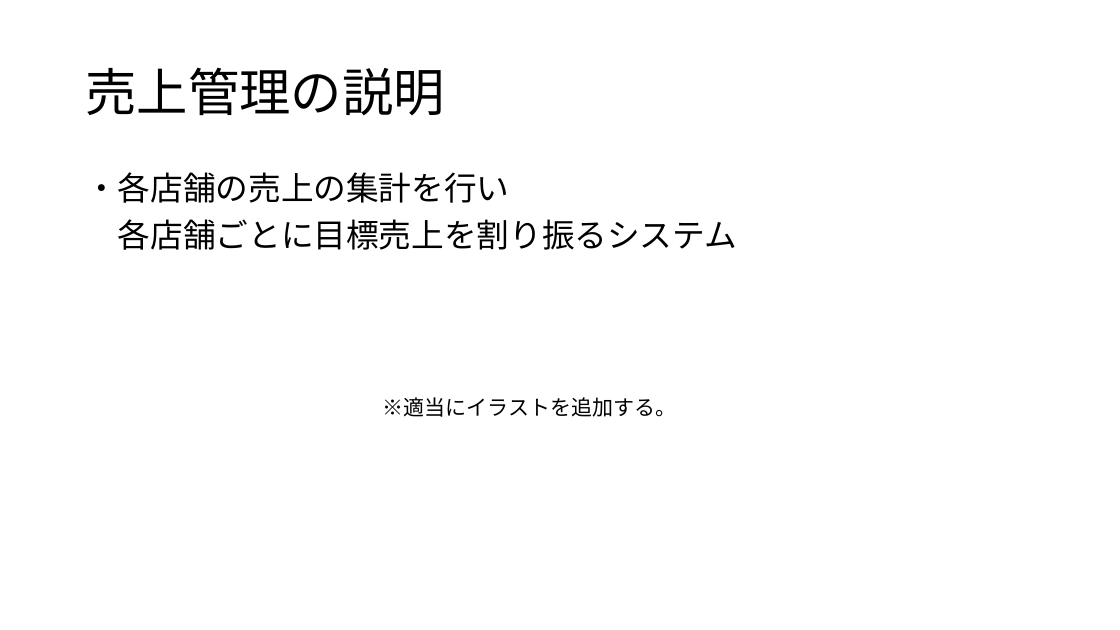
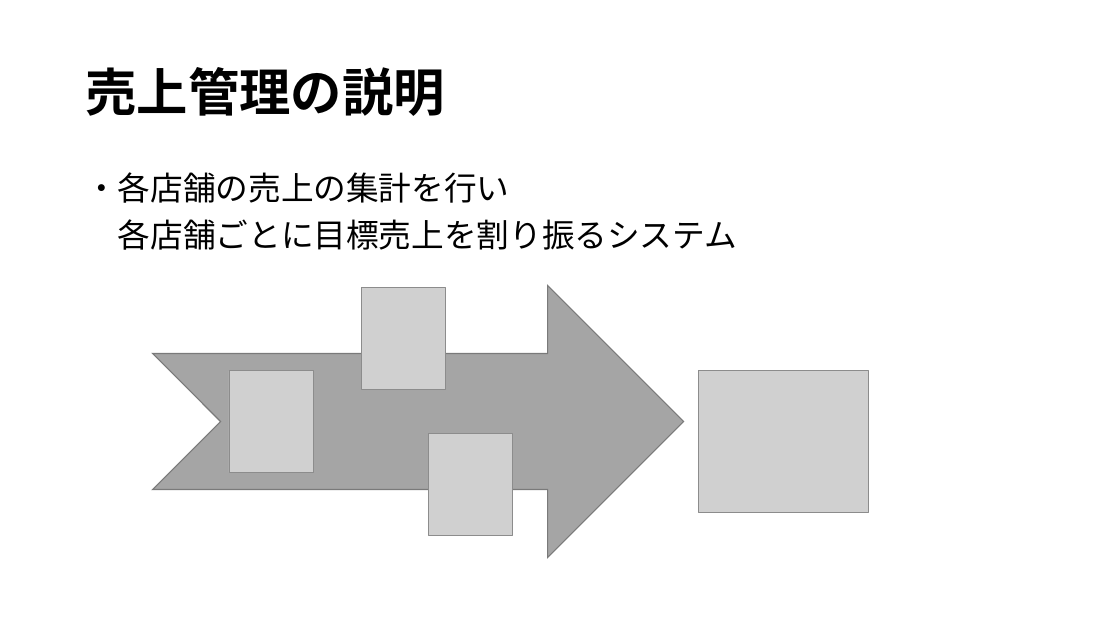
Before and after one commit to ivy239007/UG, a slide deck: slide 3 of プレゼン資料/Webアプリ開発発表資料.pptx. Drawn at 1120x630 pixels with LibreOffice and Linux fonts; fonts in the diff are those of the drawing; grey boxes stand for pictures. Boxes give left, top, right and bottom in pixels: in the first picture for what was removed or moved away, otherwise in the second. Text is boxed around its words. In the diff, an @@ line names an element or a change of style, - is before the commit and + after.

Commit message:
プレゼン資料修正作成、イラスト素材追加

```diff
--- a/プレゼン資料/Webアプリ開発発表資料.pptx
+++ b/プレゼン資料/Webアプリ開発発表資料.pptx
@@ title "売上管理の説明" at (85, 67, 444, 116): bold on @@
@@ notched right arrow added at (153, 286, 684, 558), fill #A5A5A5, outline #7A7A7A 1 pt @@
@@ picture added at (361, 288, 446, 390) @@
@@ picture added at (229, 371, 314, 472) @@
@@ picture added at (699, 371, 869, 512) @@
@@ text removed at (383, 397, 677, 417) @@
-※適当にイラストを追加する。
@@ picture added at (429, 434, 513, 535) @@
```
Also in this commit, not shown: 8 other slides changed, 5 other files.
